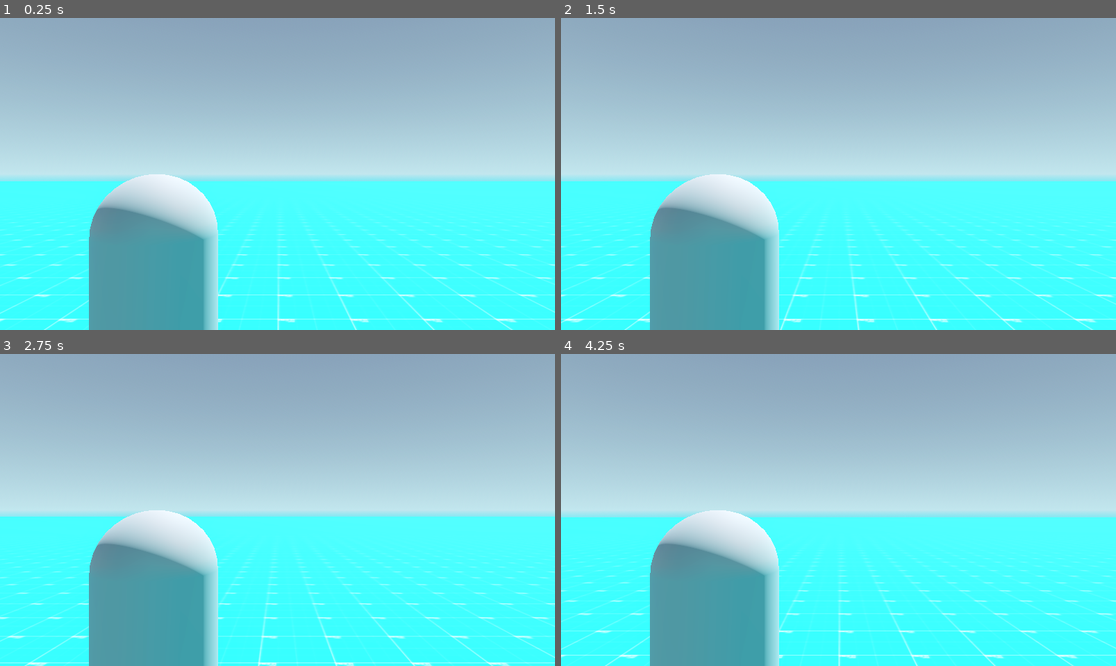
Above: before the commit, frames 1-4 (two rows, left to right).
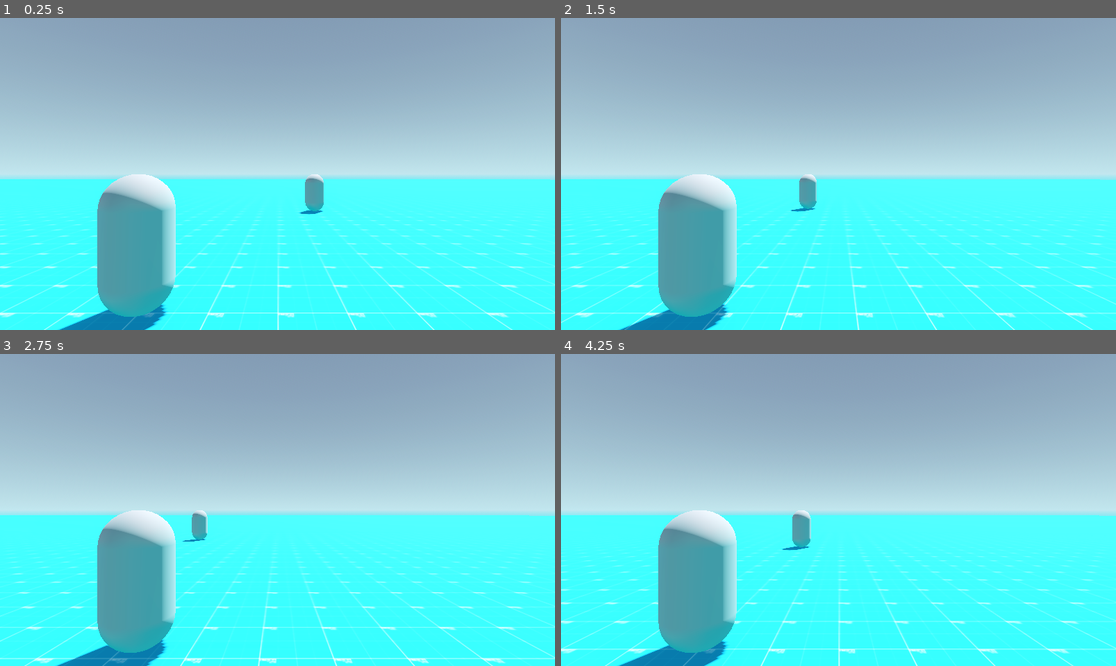
Above: after the commit, the same moments.

Repository: s-lambert/GodotPhysicsPlayground
Game: Godot game, scene res://world.tscn
Same seed, same stepped clock (60 frames per second), same inputs: the game is played once before the commit and once after it.
Inputs:
- Up to frame 1 (0.25 s): no input
- Up to frame 2 (1.5 s): tap Enter (ui_accept) at 0.5, 0.77 s; hold Right (ui_right) 0.53-1.28 s; hold Down (ui_down) from 1.28 s (still down)
- Up to frame 3 (2.75 s): tap Enter (ui_accept) at 1.52 s; release Down (ui_down) at 2.03 s; hold Right (ui_right) from 2.03 s (still down)
- Up to frame 4 (4.25 s): release Right (ui_right) at 2.78 s; hold Up (ui_up) 2.78-3.53 s; tap Enter (ui_accept) at 3.02, 3.77 s; hold Left (ui_left) from 3.53 s (still down)

The runs differ from the first frame. In frame 1, 11% of the frame differs, in the area x 0-100%, y 50-100%; in frame 2, 11%; in frame 3, 10%; in frame 4, 11%.

Commit message:
Add an enemy to chase the player

Diff:
--- /dev/null
+++ b/enemy.gd
@@ -0,0 +1,27 @@
+extends CharacterBody3D
+
+
+const SPEED = 4.0
+
+# Get the gravity from the project settings to be synced with RigidBody nodes.
+var gravity: float = ProjectSettings.get_setting("physics/3d/default_gravity")
+
+@onready var player = $%Player
+
+func _physics_process(delta: float) -> void:
+	# Add the gravity.
+	if not is_on_floor():
+		velocity.y -= gravity * delta
+	else:
+		var player_position = player.global_position
+		var enemy_position = self.global_position
+		var difference = player_position - enemy_position
+		if difference.length() < 5.0:
+			var direction = difference.normalized()
+			velocity.x = direction.x * SPEED
+			velocity.z = direction.z * SPEED
+		else:
+			velocity.x = move_toward(velocity.x, 0, SPEED)
+			velocity.z = move_toward(velocity.z, 0, SPEED)
+
+	move_and_slide()
--- a/world.tscn
+++ b/world.tscn
@@ -1,7 +1,8 @@
-[gd_scene load_steps=11 format=3 uid="uid://dqn1rat3ejg07"]
+[gd_scene load_steps=12 format=3 uid="uid://dqn1rat3ejg07"]
 
 [ext_resource type="Texture2D" uid="uid://c7ng4s3v5117t" path="res://assets/prototype_512x512_blue1.png" id="1_n01wc"]
 [ext_resource type="Script" path="res://player.gd" id="2_yeeci"]
+[ext_resource type="Script" path="res://enemy.gd" id="3_3827f"]
 
 [sub_resource type="ProceduralSkyMaterial" id="ProceduralSkyMaterial_vxhp8"]
 sky_top_color = Color(0.384314, 0.454902, 0.54902, 1)
@@ -52,12 +53,16 @@
 shape = SubResource("ConvexPolygonShape3D_e1wku")
 
 [node name="Player" type="CharacterBody3D" parent="."]
+unique_name_in_owner = true
 transform = Transform3D(1, 0, 0, 0, 1, 0, 0, 0, 1, 0, 1, 0)
 script = ExtResource("2_yeeci")
 
 [node name="Camera3D" type="Camera3D" parent="Player"]
-transform = Transform3D(1, 0, 0, 0, 1, 0, 0, 0, 1, 1, 1, 3)
+transform = Transform3D(1, 0, 0, 0, 1, 0, 0, 0, 1, 2, 1, 4)
 keep_aspect = 0
+current = true
+fov = 90.0
+size = 0.1
 
 [node name="CollisionShape3D" type="CollisionShape3D" parent="Player"]
 shape = SubResource("CapsuleShape3D_ejdg3")
@@ -65,3 +70,14 @@
 [node name="PlayerModel" type="MeshInstance3D" parent="Player"]
 mesh = SubResource("CapsuleMesh_gxckv")
 skeleton = NodePath("../..")
+
+[node name="CharacterBody3D" type="CharacterBody3D" parent="."]
+transform = Transform3D(1, 0, 0, 0, 1, 0, 0, 0, 1, 4, 1, -11)
+script = ExtResource("3_3827f")
+
+[node name="CollisionShape3D" type="CollisionShape3D" parent="CharacterBody3D"]
+shape = SubResource("CapsuleShape3D_ejdg3")
+
+[node name="PlayerModel" type="MeshInstance3D" parent="CharacterBody3D/CollisionShape3D"]
+mesh = SubResource("CapsuleMesh_gxckv")
+skeleton = NodePath("../..")
